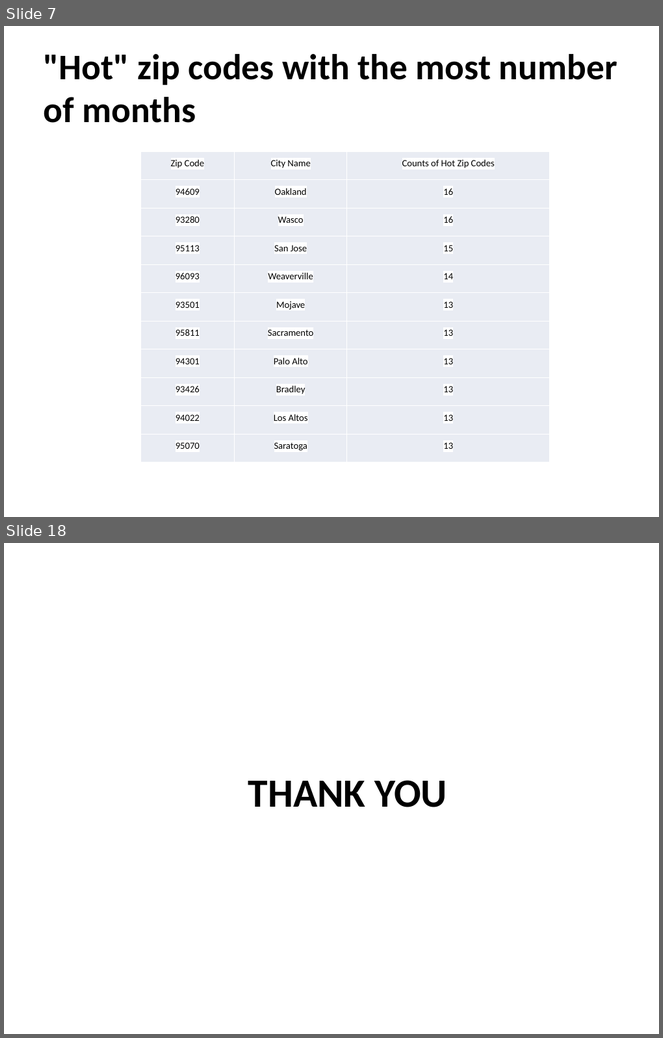
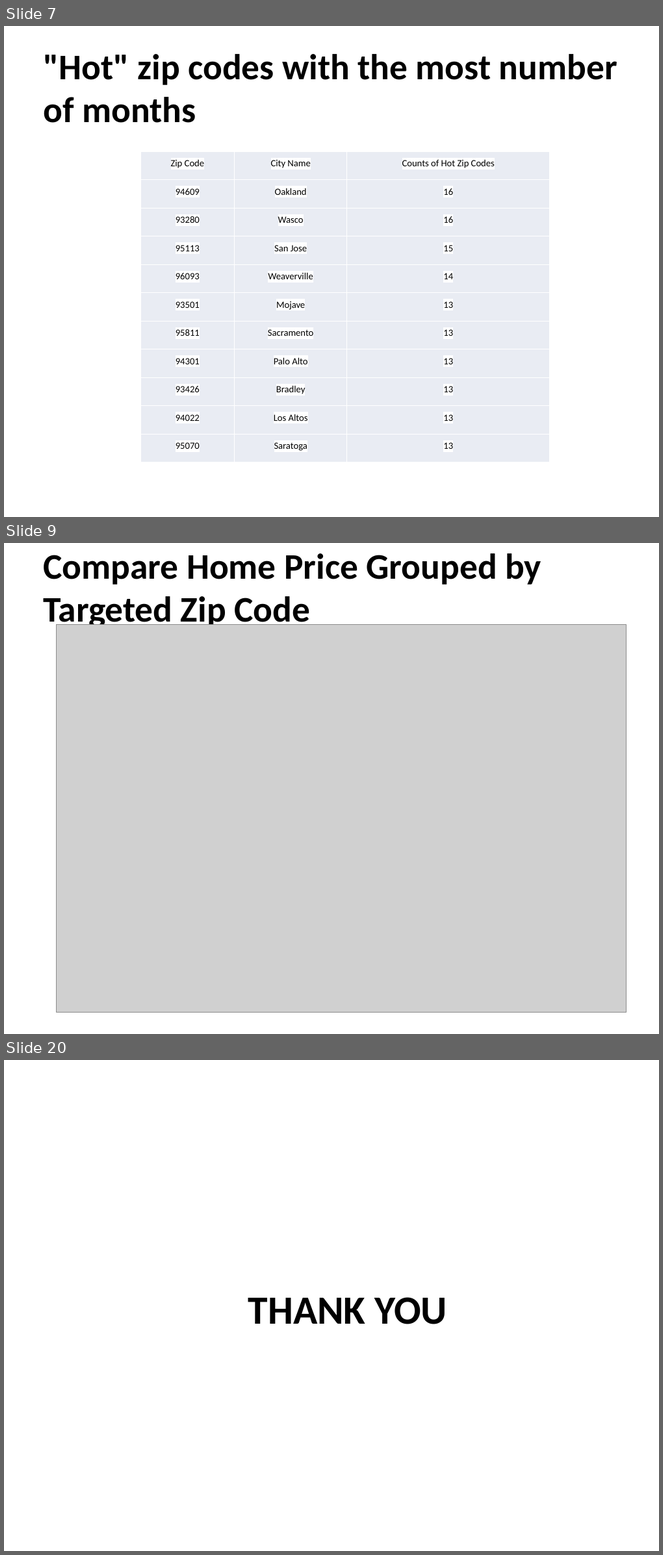
Before and after one commit to wlau0721/sliderule, a slide deck: CapstoneProject/CapstoneFinalReportPresentation-RentalInvestmentAnalysis.pptx. Shown one above the other, each under a label of ours: slides 7 and 18 before the commit, slides 7, 9 and 20 after it; the slides between them are not shown. The pictures are 663x1038 and 663x1555 pixels, drawn with LibreOffice and Linux fonts; fonts in the diff are those of the drawing; grey boxes stand for pictures. Boxes give left, top, right and bottom in pixels: in the first picture for what was removed or moved away, otherwise in the second. Text is boxed around its words. In the diff, an @@ line names an element or a change of style, - is before the commit and + after.

```diff
--- a/CapstoneProject/CapstoneFinalReportPresentation-RentalInvestmentAnalysis.pptx
+++ b/CapstoneProject/CapstoneFinalReportPresentation-RentalInvestmentAnalysis.pptx
@@ slide 9 added at box(4, 543, 659, 1034), background #FFFFFF @@
@@ title added at box(43, 553, 542, 631), 39.6 pt, text #000000, bold @@
+Compare Home Price Grouped by Targeted Zip Code
@@ picture added at box(57, 625, 627, 1013) @@
@@ what was slide 18 is now slide 20 @@
```
Also in this commit, not shown: 13 slides changed, 1 other slide added, 2 other files.
